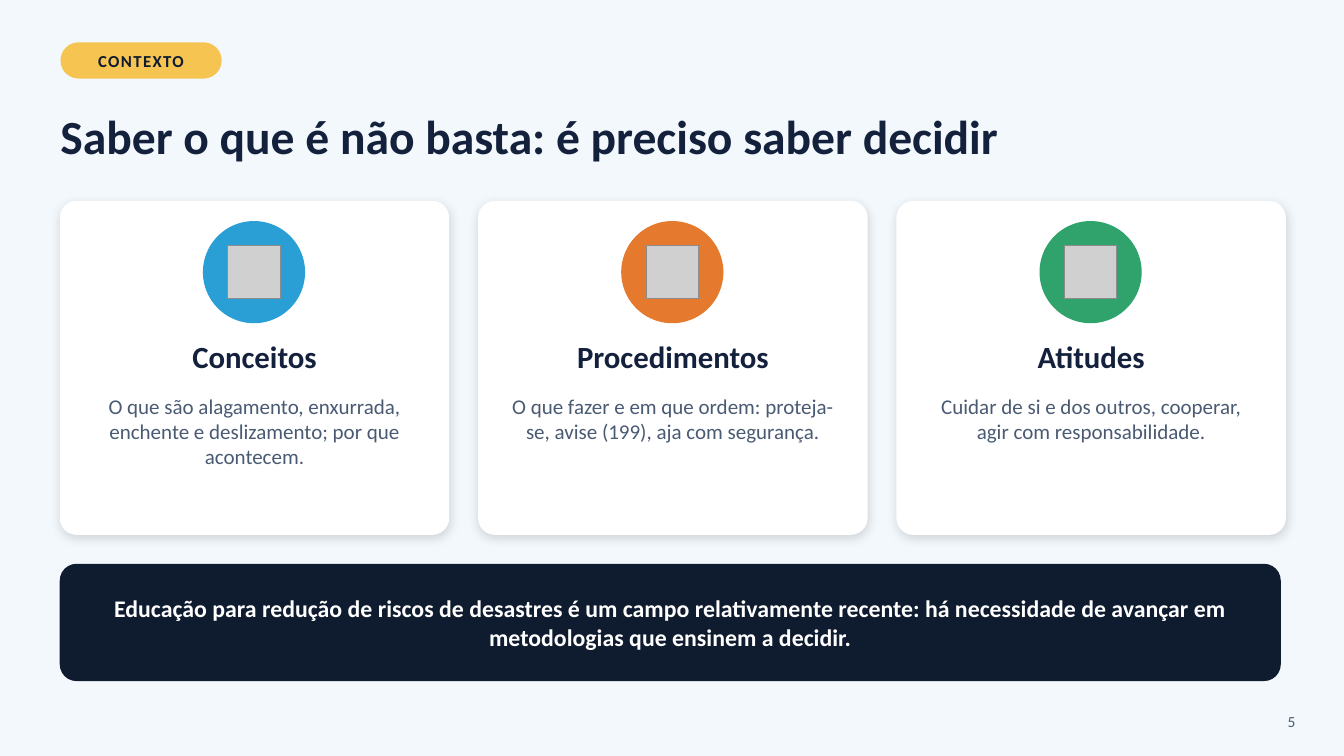
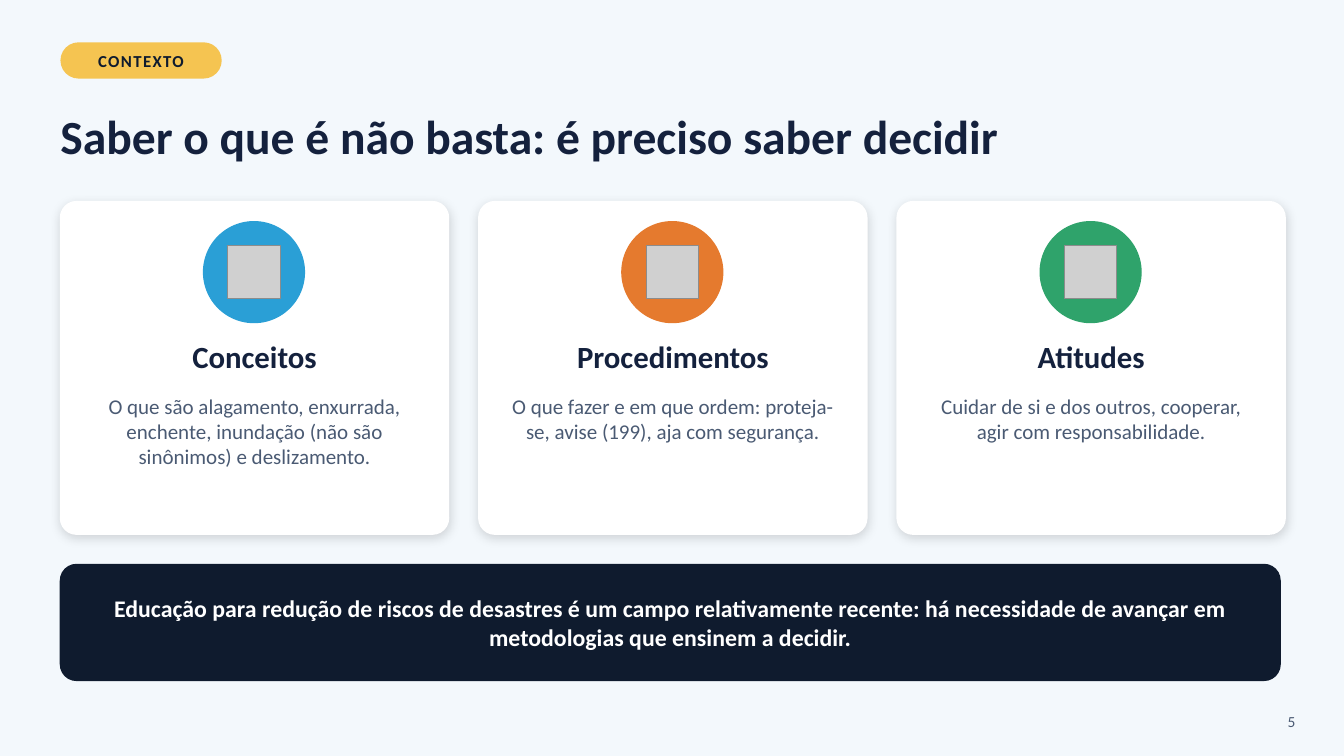
Before and after one commit to antonioaigeo/hidro_reducao-riscos, a slide deck: slide 5 of materiais/HIDRO_Oficina_Agentes_Pesquisadores_Seminario_RRD.pptx. Drawn at 1344x756 pixels with LibreOffice and Linux fonts; fonts in the diff are those of the drawing; grey boxes stand for pictures. Boxes give left, top, right and bottom in pixels: in the first picture for what was removed or moved away, otherwise in the second. Text is boxed around its words. In the diff, an @@ line names an element or a change of style, - is before the commit and + after.

```diff
--- a/materiais/HIDRO_Oficina_Agentes_Pesquisadores_Seminario_RRD.pptx
+++ b/materiais/HIDRO_Oficina_Agentes_Pesquisadores_Seminario_RRD.pptx
@@ text at [109,399,400,467]: text changed @@
-O que são alagamento, enxurrada, enchente e deslizamento; por que acontecem.
+O que são alagamento, enxurrada, enchente, inundação (não são sinônimos) e deslizamento.
```
Also in this commit, not shown: 1 other slide changed, 19 other files.
